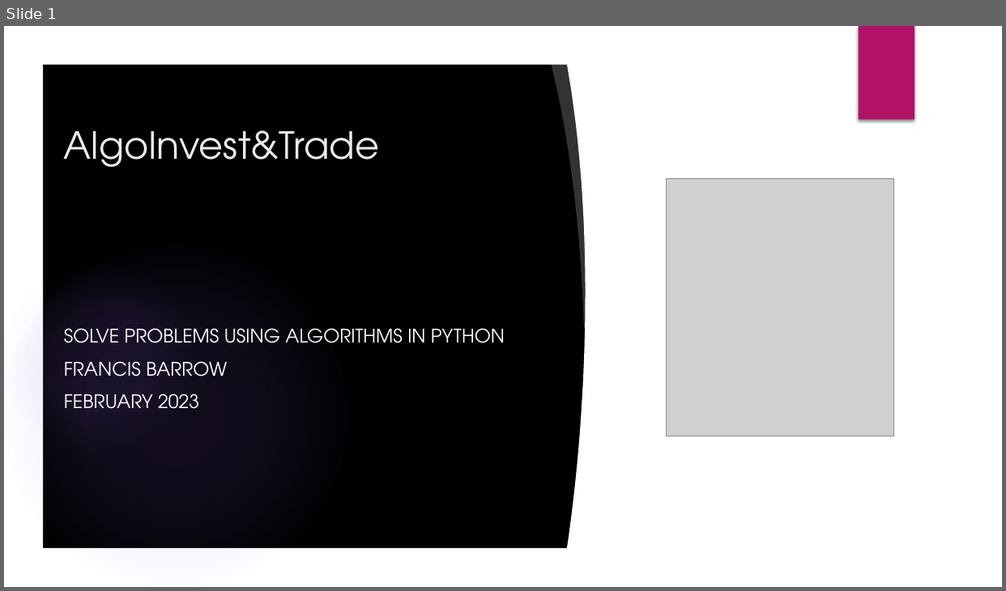
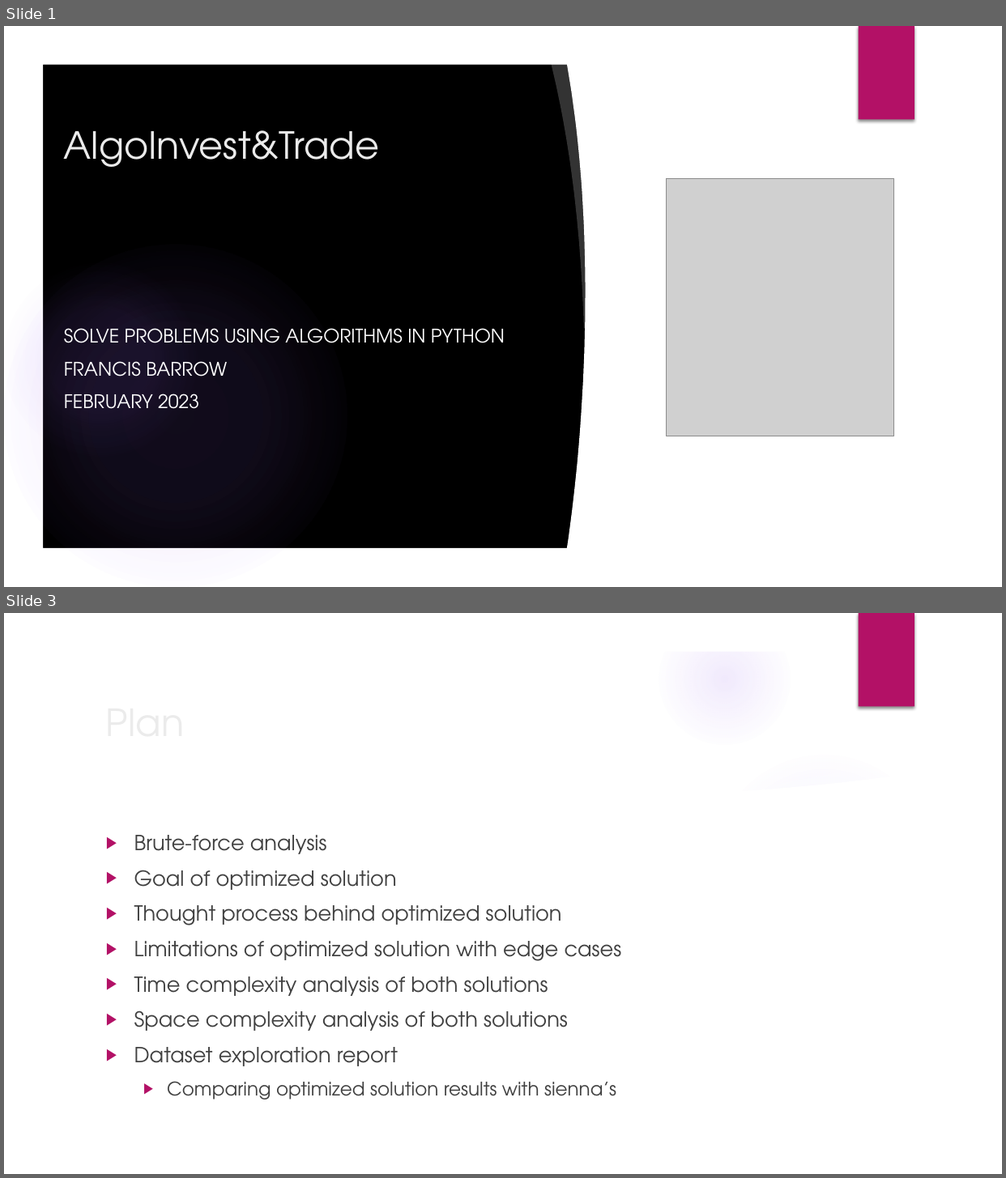
Before and after one commit to franfif/algoinvest-trade, a slide deck: Project7_Presentation.pptx. Shown one above the other, each under a label of ours: slide 1 before the commit, slides 1 and 3 after it; the slides between them are not shown. The pictures are 1006x591 and 1006x1178 pixels, drawn with LibreOffice and Linux fonts; fonts in the diff are those of the drawing; grey boxes stand for pictures; background and template pictures are left out. Boxes give left, top, right and bottom in pixels: in the first picture for what was removed or moved away, otherwise in the second. Text is boxed around its words. In the diff, an @@ line names an element or a change of style, - is before the commit and + after.

```diff
--- a/Project7_Presentation.pptx
+++ b/Project7_Presentation.pptx
@@ slide 3 added at (4,613,1002,1174), background picture (left out) @@
@@ group added at (4,613,1002,1174): 5 ellipses, 3 freeform shapes @@
@@ rectangle added at (859,613,914,707), fill #B31166 @@
@@ title added at (98,692,816,750), 36 pt, text #EBEBEB @@
+Plan
@@ text added at (134,835,622,1100), 20 pt, text #404040 @@
+▶ Brute-force analysis
+▶ Goal of optimized solution
+▶ Thought process behind optimized solution
+▶ Limitations of optimized solution with edge cases
+▶ Time complexity analysis of both solutions
+▶ Space complexity analysis of both solutions
+▶ Dataset exploration report
+  ▶ Comparing optimized solution results with sienna’s
```
Also in this commit, not shown: 11 slides changed, 2 other slides added, 3 slides removed.
